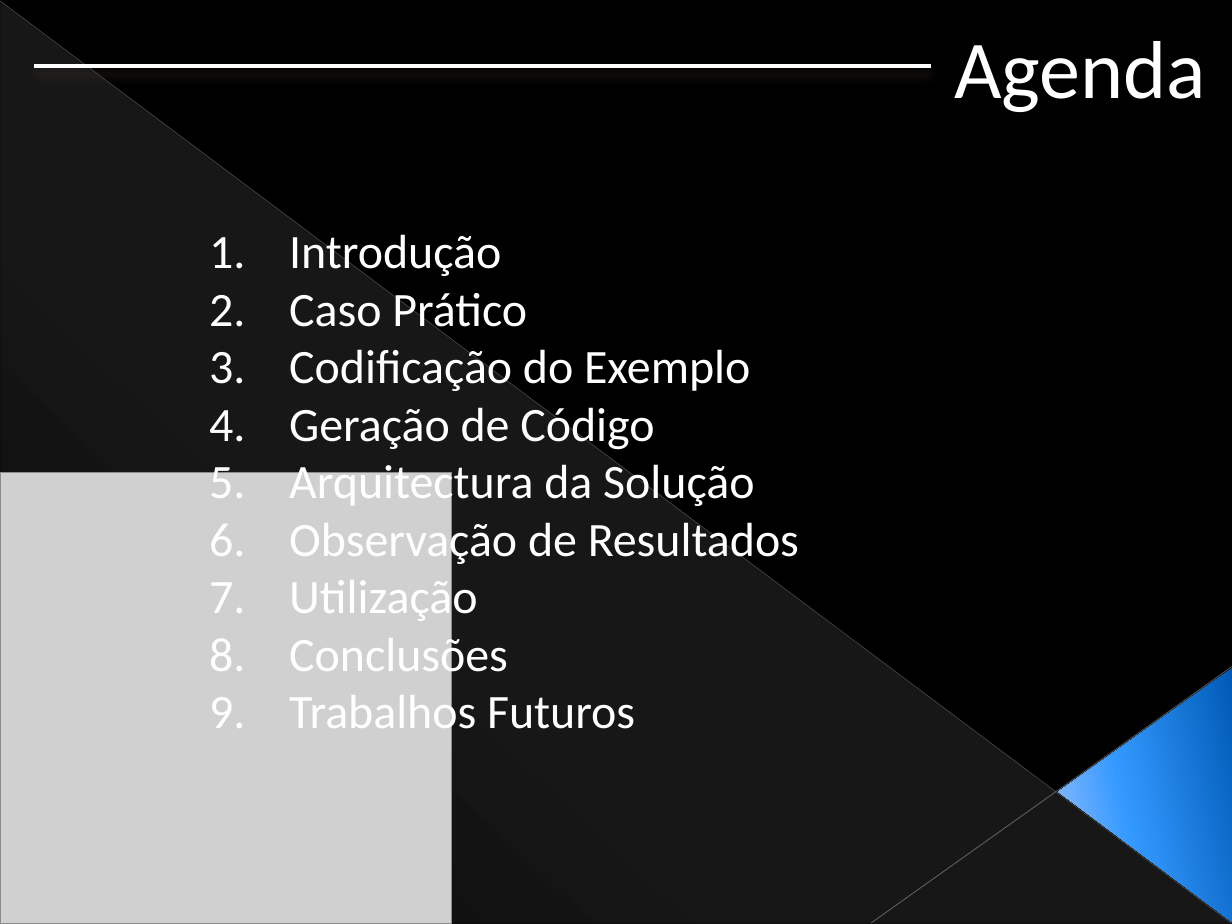
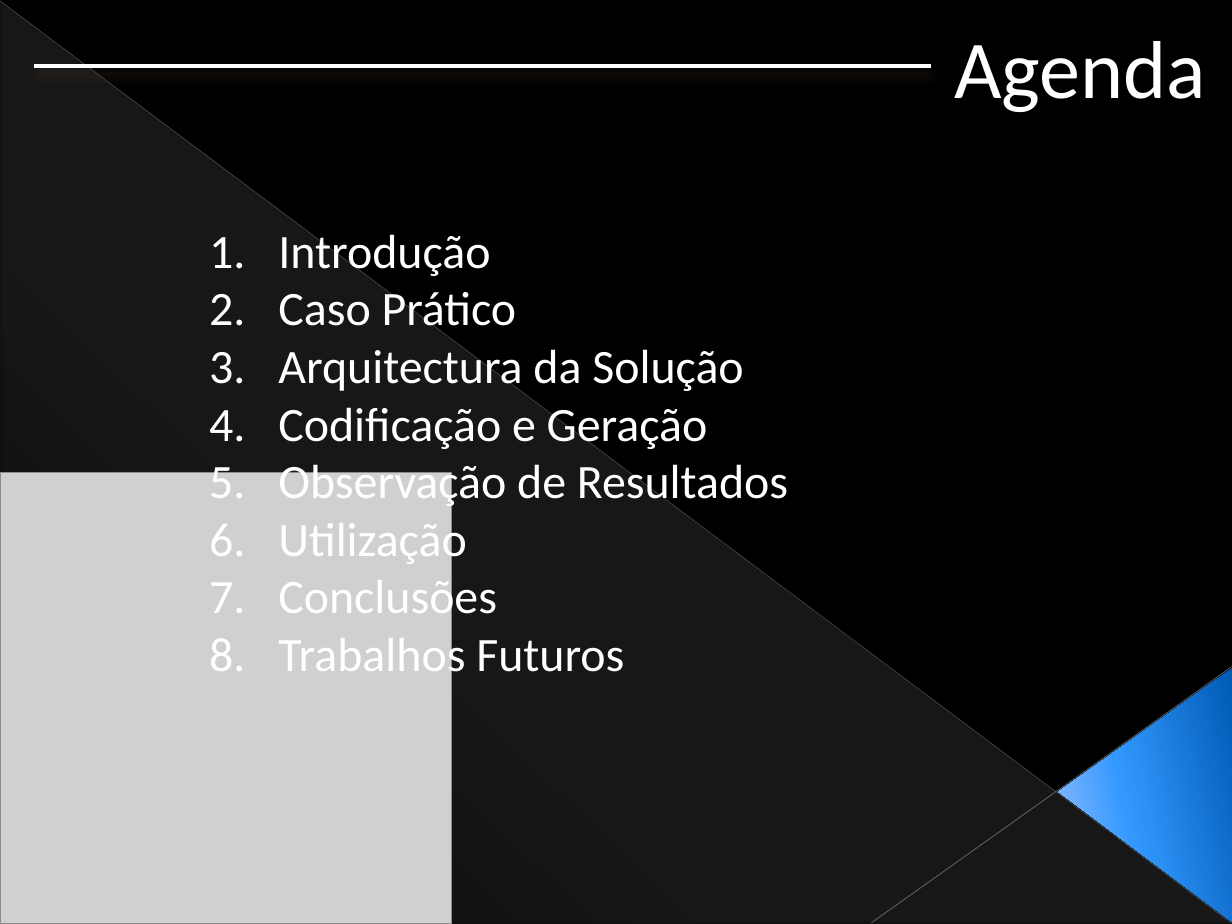
Before and after one commit to Netivski/projectoseminario, a slide deck: slide 2 of Apresentação Final/Presentation Sketch.pptx. Drawn at 1232x924 pixels with LibreOffice and Linux fonts; fonts in the diff are those of the drawing; grey boxes stand for pictures. Boxes give left, top, right and bottom in pixels: in the first picture for what was removed or moved away, otherwise in the second. Text is boxed around its words. In the diff, an @@ line names an element or a change of style, - is before the commit and + after.

```diff
--- a/Apresentação Final/Presentation Sketch.pptx
+++ b/Apresentação Final/Presentation Sketch.pptx
@@ text at box(289, 343, 750, 452): paragraphs removed @@
-3. Codificação do Exemplo
-4. Geração de Código
@@ text at box(278, 407, 708, 452): paragraph added @@
+4. Codificação e Geração
```
Also in this commit, not shown: 27 other slides changed, 2 slides added, 7 slides removed.
